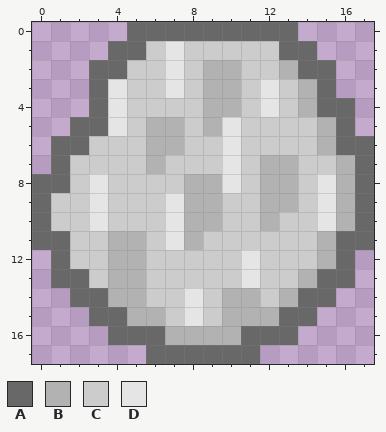
Edited in one commit: pixel-art sprite (sprites/asteroid/normal.png). The picture above was drawn from the file before the commit.
The file is 72x72 pixels, drawn in blocks of 4x4; one block is one cell here.
Palette (. is transparent): A #686868  B #b2b2b2  C #cccccc  D #e5e5e5
Pixels before, first column x 0:
 0 .....AAAAAAAAA....
 1 ....AACDCCCCCAA...
 2 ...AACCDCBBCCBAA..
 3 ...ADCCDCBBCDCBA..
 4 ...ADCCCCBBCDCBAA.
 5 ..AADCBBCBDCCCCBA.
 6 .AACCCBBCCDCCCCBAA
 7 .ACCCCBCCCDCBBCCBA
 8 AACDCCCCBBDCBBCDBA
 9 ACCDCCCDBBCCBBCDBA
10 ACCDCCCDBBCCBCCDBA
11 AACCBBCDBCCCCCCBAA
12 .ACCBBCCCCCDCCCBA.
13 .AACBBCCCCCDCCBAA.
14 ..AABBCCDCBBCBAA..
15 ...AABBCDCBBBAA...
16 ....AAABBBBAAA....
17 ......AAAAAA......
After the commit:
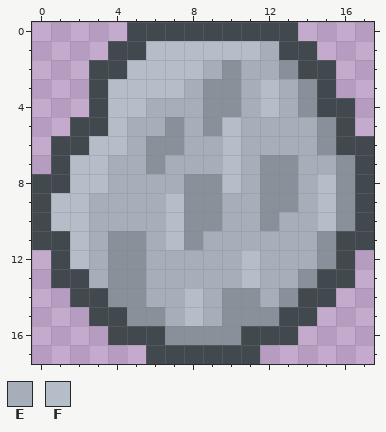
Colours new in this view: E #a6afb9  F #b5bec8
Edits made:
Colour A changes from #686868 to #41484e.
Colour B changes from #b2b2b2 to #889199.
Colour E replaces colour B in row 2 at x 9; in row 5 at x 6.
Colour E replaces colour C in row 1 at x 12; in row 2 at x 11 to 12; in row 3 at x 8, 11 and 13; in row 4 at x 6 to 8, 11 and 13; in row 5 at x 5, 8 and 11 to 14; in row 6 at x 5, 8 to 9 and 11 to 14.
Colour E replaces colour C in row 7 at x 4 to 5, 7 to 9, 11 and 14 to 15; in row 8 at x 4 to 7, 11 and 14; in row 9 at x 4 to 6, 10 to 11 and 14; in row 10 at x 4 to 6, 10 to 11 and 13 to 14; in row 11 at x 3, 6 and 9 to 14; in row 12 at x 3, 6 to 10 and 12 to 14.
Colour E replaces colour C in row 13 at x 3, 6 to 10 and 12 to 13; in row 14 at x 6 to 7, 9 and 12; in row 15 at x 7 and 9.
Colour E replaces colour D in rows 9 to 10 at x 3.
Colour F replaces colour C in row 1 at x 6 and 8 to 11; in row 2 at x 5 to 6 and 8; in row 3 at x 5 to 6; in row 4 at x 5; in row 6 at x 3 to 4; in row 7 at x 2 to 3.
Colour F replaces colour C in row 8 at x 2; in rows 9 to 10 at x 1 to 2; in rows 11 to 12 at x 2.
Colour F replaces colour D in rows 1 to 2 at x 7; in row 3 at x 4, 7 and 12; in row 4 at x 4 and 12; in row 5 at x 4 and 10; in rows 6 to 7 at x 10; in row 8 at x 3, 10 and 15.
Colour F replaces colour D in rows 9 to 10 at x 7 and 15; in row 11 at x 7; in rows 12 to 13 at x 11; in rows 14 to 15 at x 8.
Boxes around the changes in both pictures, in picture pixels (x1, y1, x2, y2):
changed: (32, 22, 374, 364)
